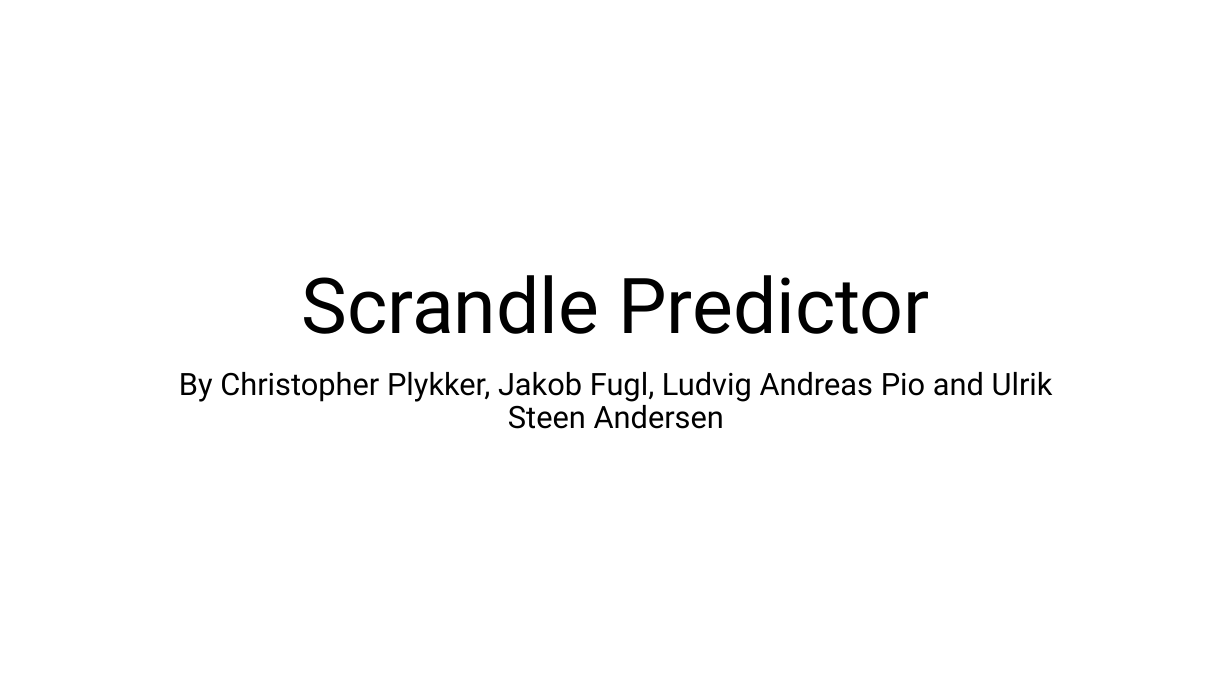
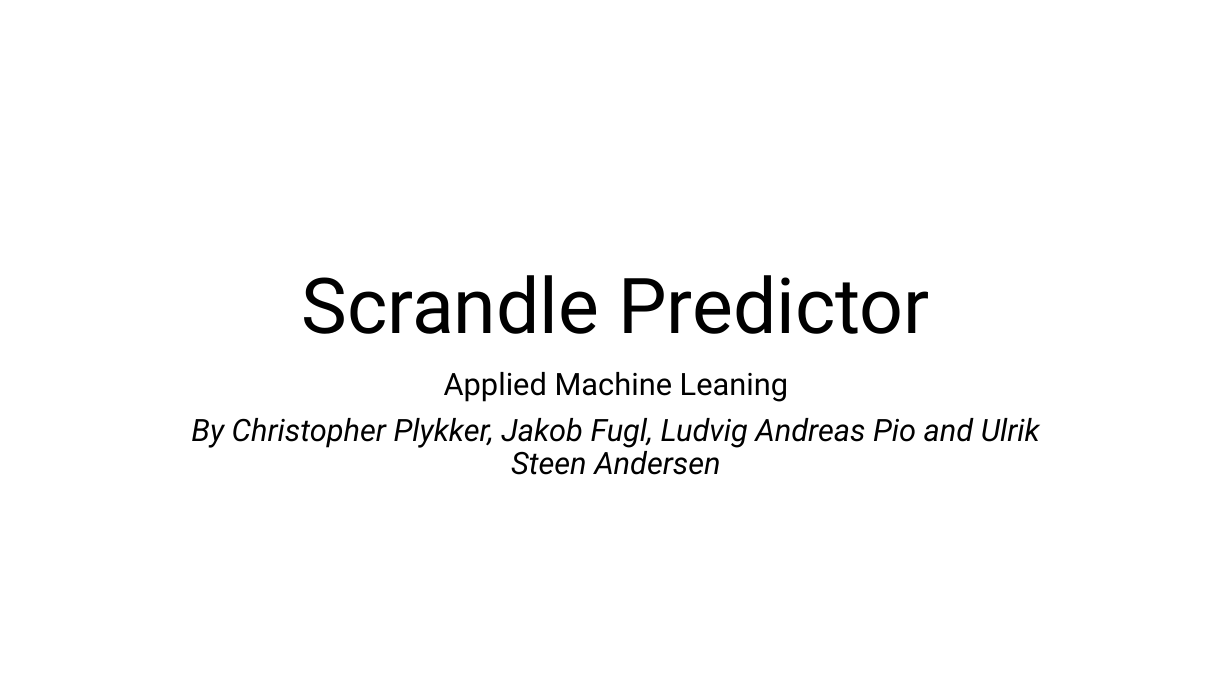
Before and after one commit to JakobFugl/scrandle_ml_project, a slide deck: slide 1 of power_point_folder/power_point_project.pptx. Drawn at 1232x693 pixels with LibreOffice and Linux fonts; fonts in the diff are those of the drawing. Boxes give left, top, right and bottom in pixels: in the first picture for what was removed or moved away, otherwise in the second. Text is boxed around its words. In the diff, an @@ line names an element or a change of style, - is before the commit and + after.

```diff
--- a/power_point_folder/power_point_project.pptx
+++ b/power_point_folder/power_point_project.pptx
@@ subtitle at box(444, 372, 788, 402): paragraph added @@
+Applied Machine Leaning
@@ subtitle at box(191, 418, 1040, 475): italic on in "By Christopher Plykker, Jakob Fugl, Ludvig Andreas ..." @@
```
Also in this commit, not shown: 8 other slides changed, 1 other file.
